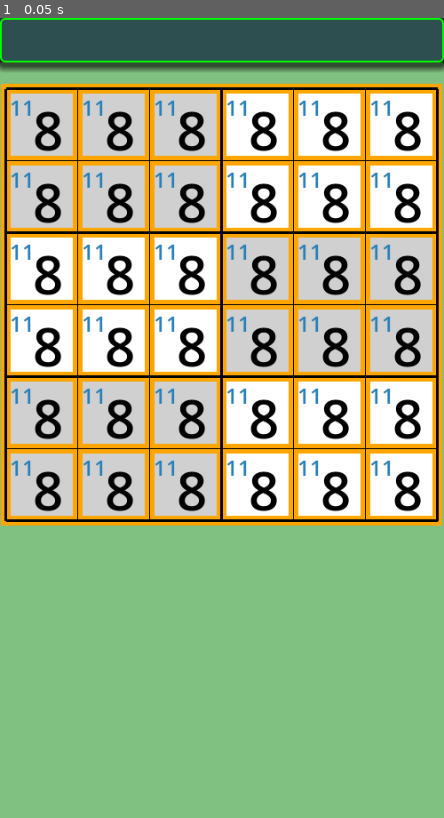
Above: before the commit, frame 1.
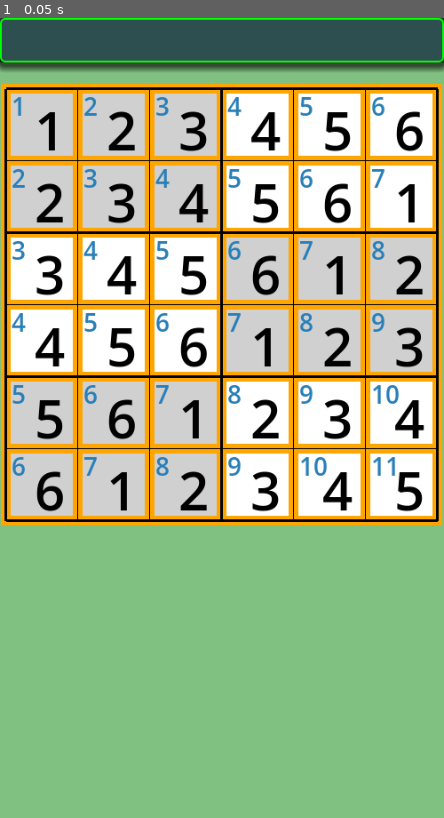
Above: after the commit, the same moment.

Repository: vivisuke/GD4KillerSudoku6
Game: Godot game, scene res://main_scene.tscn
The game is run twice, just before and just after one commit, with the same random seed, the same clock (stepped at 60 frames per second) and the same inputs.
Inputs:
- Up to frame 1 (0.05 s): no input

The runs differ from the first frame. In frame 1, 8.2% of the frame differs, in the area x 2-96%, y 9-62%.

Commit message:
0011 ◎ C 04/03 04/04 0.001│ToDo│ケージラベル生成

Diff:
--- a/GD4KillerSudoku6/scripts/main_scene.gd
+++ b/GD4KillerSudoku6/scripts/main_scene.gd
@@ -109,17 +109,17 @@
 			var label = Label.new()
 			cage_labels.push_back(label)
 			label.add_theme_color_override("font_color", Color("#2980b9"))	# VELIZE HOLE
-			label.add_theme_font_size_override("font_size", 24)
-			label.position = Vector2(px + 4, py + 4)
-			label.text = "11"
+			label.add_theme_font_size_override("font_size", 28)
+			label.position = Vector2(px + 6, py + 0)
+			label.text = "%d" % ((x+y)%11 + 1)
 			$Board.add_child(label)
 			# 入力数字用ラベル
 			label = Label.new()
 			input_labels.push_back(label)
 			label.add_theme_color_override("font_color", Color.BLACK)
 			label.add_theme_font_size_override("font_size", 60)
-			label.position = Vector2(px+30, py + 4)
-			label.text = "8"
+			label.position = Vector2(px+32, py + 4)
+			label.text = "%d" % ((x+y)%6 + 1)
 			$Board.add_child(label)
 
 # Called every frame. 'delta' is the elapsed time since the previous frame.
Not shown, changed: GD4KillerSudoku6.spr
